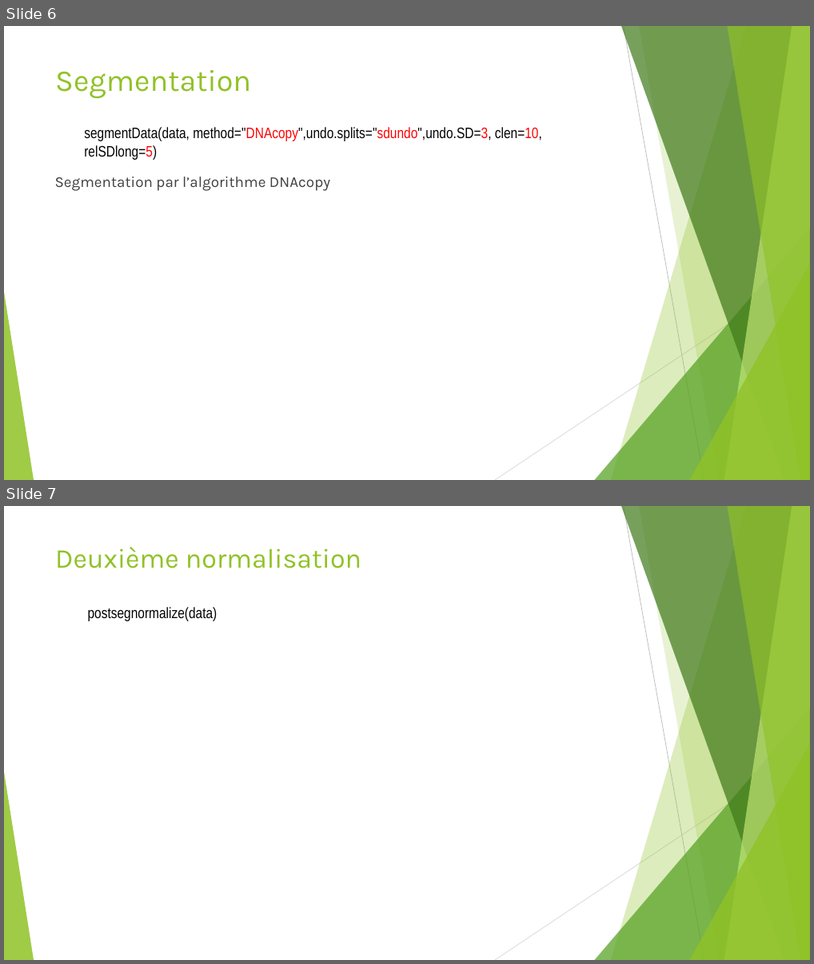
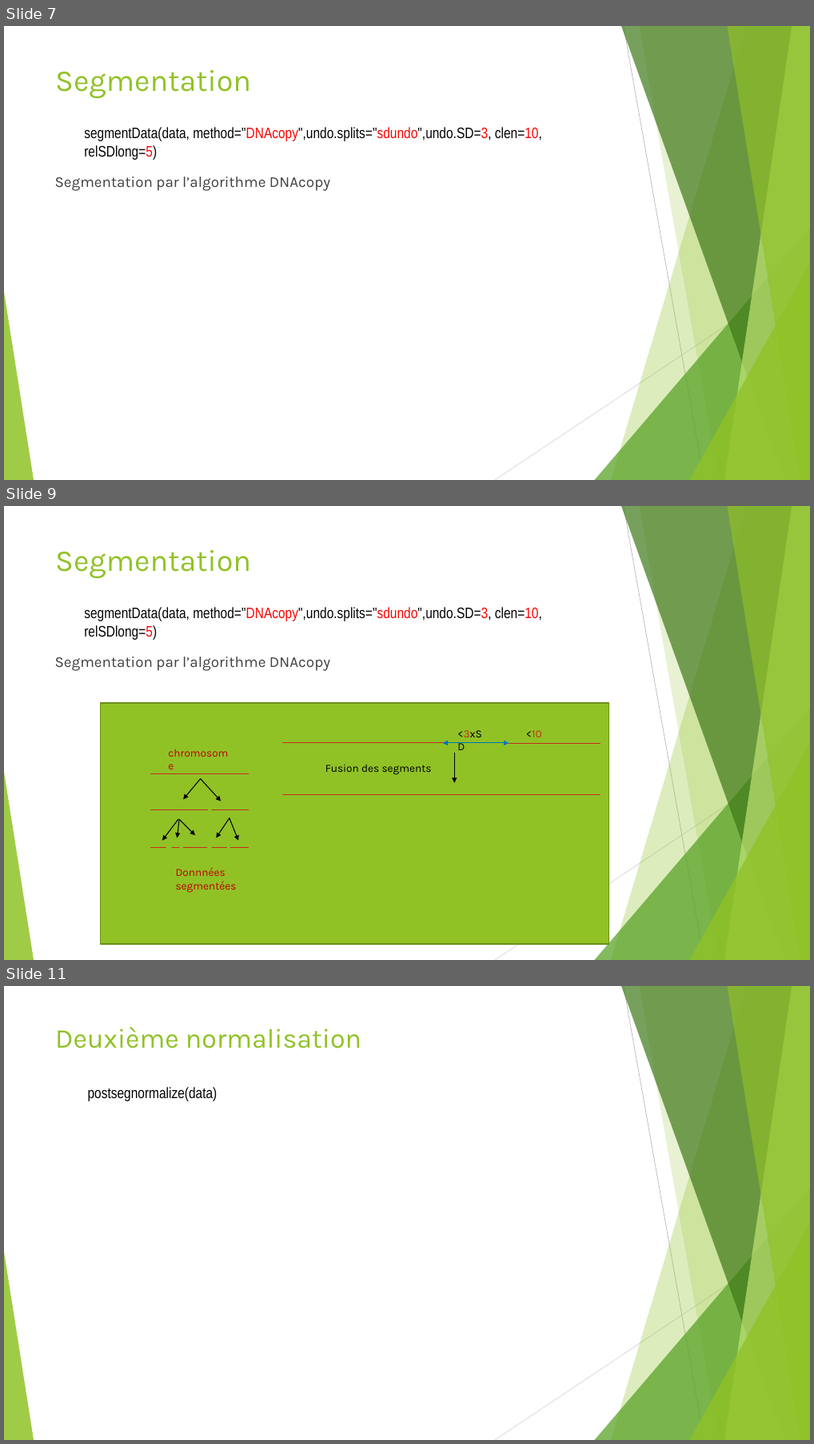
Before and after one commit to Elie-Bordron/DEA-dataviz, a slide deck: docs/docs_I_made/slides/CGHcall.pptx. Shown one above the other, each under a label of ours: slides 6 and 7 before the commit, slides 7, 9 and 11 after it; the slides between them are not shown. The pictures are 814x964 and 814x1444 pixels, drawn with LibreOffice and Linux fonts; fonts in the diff are those of the drawing. Boxes give left, top, right and bottom in pixels: in the first picture for what was removed or moved away, otherwise in the second. Text is boxed around its words. In the diff, an @@ line names an element or a change of style, - is before the commit and + after.

```diff
--- a/docs/docs_I_made/slides/CGHcall.pptx
+++ b/docs/docs_I_made/slides/CGHcall.pptx
@@ slide 9 added at box(4, 506, 810, 960), background #FFFFFF; not listed: 10 template elements that a slide beside it also shows @@
@@ title added at box(55, 550, 251, 578), 36 pt, text #90C226 @@
+Segmentation
@@ text added at box(84, 607, 542, 640), 18 pt, text #000000 @@
+segmentData(data, method="DNAcopy",undo.splits="sdundo",undo.SD=3, clen=10, relSDlong=5)
@@ text added at box(55, 656, 330, 671), 18 pt, text #404040 @@
+Segmentation par l’algorithme DNAcopy
@@ rectangle added at box(101, 703, 610, 944), fill #90C226, outline #6B901C 1.5 pt @@
@@ text added at box(162, 743, 238, 763), 13 pt, text #C00000 @@
+chromosome
@@ line added from (283, 743) to (443, 743), #C42F1A 1 pt @@
@@ double arrow added from (443, 743) to (509, 743), #0070C0 1 pt @@
@@ text added at box(452, 723, 494, 743), 13 pt, text #000000 @@
+<3xSD
@@ line added from (509, 743) to (601, 743), #C42F1A 1 pt @@
@@ text added at box(526, 730, 542, 737), 13 pt, text #C42F1A @@
+<10
@@ text added at box(326, 764, 432, 775), 13 pt, text #000000 @@
+Fusion des segments
@@ arrow added from (454, 753) to (454, 783), #000000 1 pt @@
@@ line added from (151, 773) to (249, 773), #C42F1A 1 pt @@
@@ arrow added from (201, 779) to (183, 800), #000000 1 pt @@
@@ arrow added from (201, 779) to (221, 801), #000000 1 pt @@
@@ line added from (151, 810) to (208, 810), #C42F1A 1 pt @@
@@ line added from (212, 810) to (249, 810), #C42F1A 1 pt @@
@@ line added from (283, 795) to (601, 795), #C42F1A 1 pt @@
@@ arrow added from (178, 820) to (162, 840), #000000 1 pt @@
@@ arrow added from (179, 820) to (177, 837), #000000 1 pt @@
@@ arrow added from (179, 820) to (195, 835), #000000 1 pt @@
@@ arrow added from (230, 818) to (216, 837), #000000 1 pt @@
@@ arrow added from (230, 818) to (238, 840), #000000 1 pt @@
@@ line added from (151, 847) to (166, 847), #C42F1A 1 pt @@
@@ line added from (172, 847) to (179, 847), #C42F1A 1 pt @@
@@ line added from (183, 847) to (207, 847), #C42F1A 1 pt @@
@@ line added from (212, 847) to (226, 847), #C42F1A 1 pt @@
@@ line added from (230, 847) to (249, 847), #C42F1A 1 pt @@
@@ text added at box(176, 867, 237, 892), 13 pt, text #C00000 @@
+Donnnées segmentées
@@ what was slide 6 is now slide 7 @@
@@ what was slide 7 is now slide 11 @@
```
Also in this commit, not shown: 1 slide changed, 4 other slides added, 1 slide removed, 16 other files.
